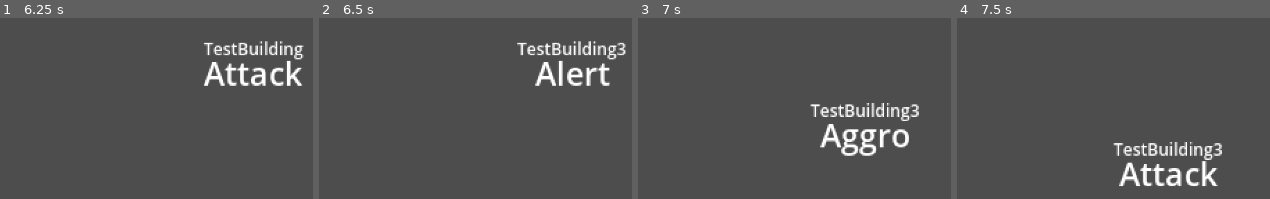
Above: before the commit, frames 1-4 (left to right).
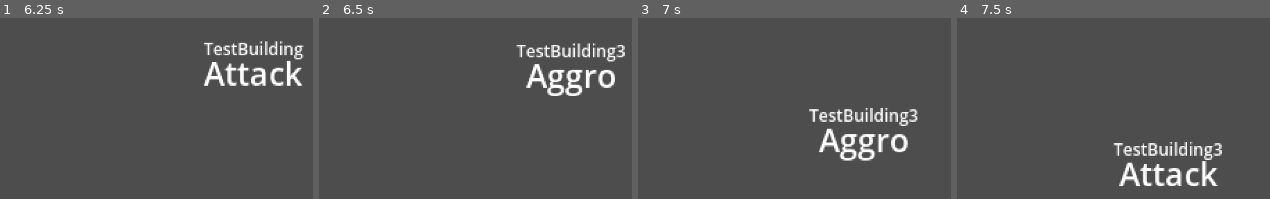
Above: after the commit, the same moments.

Repository: Cedro23/TDCardGame
Game: Godot game, scene res://scenes/game.tscn
Two runs of this game, one before a commit and one after it. Both use one fixed random seed, a clock stepped at 60 frames per second and the inputs below.
Inputs:
- Up to frame 1 (6.25 s): tap Enter at 2, 3.5, 5 s; tap Space at 2.75, 4.25, 5.75 s
- Up to frame 2 (6.5 s): no input
- Up to frame 3 (7 s): no input
- Up to frame 4 (7.5 s): no input

Frame 1 is identical in both runs. In frame 2, 4.2% of the frame differs, in the area x 62-99%, y 12-44%; in frame 3, 5.1%, in the area x 54-90%, y 46-80%; in frame 4, nothing differs.

Commit message:
Updated states to use physics process instead

Diff:
--- a/scripts/enemies/aggro_state.gd
+++ b/scripts/enemies/aggro_state.gd
@@ -1,7 +1,7 @@
 extends State
 class_name AggroState
 
-func process(_delta: float):
+func process_physics(_delta: float):
 	if enemy.target != null && can_move:
 		var direction_to_target = (enemy.target.position - enemy.global_position).normalized()
 		enemy.velocity = direction_to_target * enemy.speed
--- a/scripts/enemies/attack_state.gd
+++ b/scripts/enemies/attack_state.gd
@@ -7,10 +7,12 @@
 	enemy.attack_timer.start()
 
 
-func process(_delta):
+func process_physics(_delta: float):
 	if enemy.target == null or not target_in_range():
 		enemy.attack_timer.stop()
 		transitioned.emit("alert")
+
+func process(_delta: float):
 	if can_attack:
 		attack()
 		enemy.attack_timer.start()
